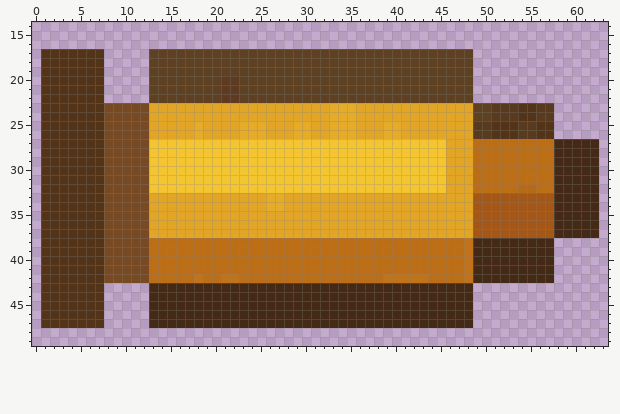
Pixel-art sprite: assets/images/Projectiles/Bullet.png. Above, as it was before the edit.
The file is 64x64 pixels. Pixels under 10% opacity are left out. Colours within 5 levels of each other are drawn and written as one. Shown: x 0..63, y 14..49.
Now the later version:
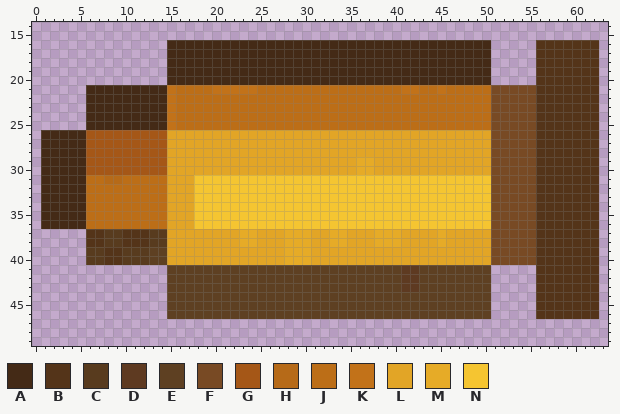
Palette (. is transparent): A #442a16  B #543419  C #583b1e  D #5e3a21  E #5e4022  F #784a24  G #a55717  H #b66a18  J #bc6e17  K #c27219  L #e2a526  M #e6ab27  N #f5c531
Diff:
@@ x 0..63 @@
 15 ................................................................
-16 ................................................................
-17 .BBBBBBB.....EEEEEEEEEEEEEEEEEEEEEEEEEEEEEEEEEEEE...............
-18 .BBBBBBB.....EEEEEEEEEEEEEEEEEEEEEEEEEEEEEEEEEEEE...............
-19 .BBBBBBB.....EEEEEEEEEEEEEEEEEEEEEEEEEEEEEEEEEEEE...............
-20 .BBBBBBB.....EEEEEEEEDDEEEEEEEEEEEEEEEEEEEEEEEEEE...............
-21 .BBBBBBB.....EEEEEEEEDDEEEEEEEEEEEEEEEEEEEEEEEEEE...............
-22 .BBBBBBB.....EEEEEEEEDDEEEEEEEEEEEEEEEEEEEEEEEEEE...............
-23 .BBBBBBBFFFFFLLLLLLLLLLLLLLLLLLLLMMMLLLLLLLLLLLLLEECCCBBCC......
-24 .BBBBBBBFFFFFLLLLLLLLLLLLLLLLLLLLMMMLLLLLLLLLLLLLEECCCBBCC......
-25 .BBBBBBBFFFFFLLLLLMLLLLMMMLLLMMLLMMMLLLMMLLLLLLLLCCBBBCCBB......
-26 .BBBBBBBFFFFFLLLLLMLLLLMMMLLLMMLLMMMLLLMMLLLLLLLLCCBBBCCBB......
-27 .BBBBBBBFFFFFNNNNNNNNNNNNNNNNNNNNNNNNNNNNNNNNNLLLJJJJJJJJJAAAAA.
-28 .BBBBBBBFFFFFNNNNNNNNNNNNNNNNNNNNNNNNNNNNNNNNNLLLJJJJJJJJJAAAAA.
-29 .BBBBBBBFFFFFNNNNNNNNNNNNNNNNNNNNNNNNNNNNNNNNNLLLJJJJJJJJJAAAAA.
-30 .BBBBBBBFFFFFNNNNNNNNNNNNNNNNNNNNNNNNNNNNNNNNNLLLJJJJJJJJJAAAAA.
-31 .BBBBBBBFFFFFNNNNNNNNNNNNNNNNNNNNNNNNNNNNNNNNNLLLJJJJJJJJJAAAAA.
-32 .BBBBBBBFFFFFNNNNNNNNNNNNNNNNNNNNNNNNNNNNNNNNNLLLJJJJJHHJJAAAAA.
-33 .BBBBBBBFFFFFLLLLLLLLLLLLLMMLLLLLLLLLLLLLLLLLLLLLGGGGGGGGGAAAAA.
-34 .BBBBBBBFFFFFLLLLLLLLLLLLLMMLLLLLLLLLLLLLLLLLLLLLGGGGGGGGGAAAAA.
-35 .BBBBBBBFFFFFLLLLLLLLLLLLLLLLLLLLLLLLLLLLLLLLLLLLGGGGGGGGGAAAAA.
-36 .BBBBBBBFFFFFLLLLLLLLLLLLLLLLLLLLLLLLLLLLLLLLLLLLGGGGGGGGGAAAAA.
-37 .BBBBBBBFFFFFLLLLLLLLLLLLLLLLLLLLLLLLLLLLLLLLLLLLGGGGGGGGGAAAAA.
-38 .BBBBBBBFFFFFJJJJJJJJJJJJJJJJJJJJJJJJJJJJJJJJJJJKAAAAAAAAA......
-39 .BBBBBBBFFFFFJJJJJJJJJJJJJJJJJJJJJJJJJJJJJJJJJJJKAAAAAAAAA......
-40 .BBBBBBBFFFFFJJJJJJJJJJJJJJJJJJJJJJJJJJJJJJJJJJJKAAAAAAAAA......
-41 .BBBBBBBFFFFFJJJJJJJJJJJJJJJJJJJJJJJJJJJJJJJJJJJKAAAAAAAAA......
-42 .BBBBBBBFFFFFJJJJJKJJKKJJJJJJJJJJJJJJJJKKKKKJJJJKAAAAAAAAA......
-43 .BBBBBBB.....AAAAAAAAAAAAAAAAAAAAAAAAAAAAAAAAAAAA...............
-44 .BBBBBBB.....AAAAAAAAAAAAAAAAAAAAAAAAAAAAAAAAAAAA...............
-45 .BBBBBBB.....AAAAAAAAAAAAAAAAAAAAAAAAAAAAAAAAAAAA...............
-46 .BBBBBBB.....AAAAAAAAAAAAAAAAAAAAAAAAAAAAAAAAAAAA...............
-47 .BBBBBBB.....AAAAAAAAAAAAAAAAAAAAAAAAAAAAAAAAAAAA...............
+16 ...............AAAAAAAAAAAAAAAAAAAAAAAAAAAAAAAAAAAA.....BBBBBBB.
+17 ...............AAAAAAAAAAAAAAAAAAAAAAAAAAAAAAAAAAAA.....BBBBBBB.
+18 ...............AAAAAAAAAAAAAAAAAAAAAAAAAAAAAAAAAAAA.....BBBBBBB.
+19 ...............AAAAAAAAAAAAAAAAAAAAAAAAAAAAAAAAAAAA.....BBBBBBB.
+20 ...............AAAAAAAAAAAAAAAAAAAAAAAAAAAAAAAAAAAA.....BBBBBBB.
+21 ......AAAAAAAAAKJJJJKKKKKJJJJJJJJJJJJJJJJKKJJKJJJJJFFFFFBBBBBBB.
+22 ......AAAAAAAAAKJJJJJJJJJJJJJJJJJJJJJJJJJJJJJJJJJJJFFFFFBBBBBBB.
+23 ......AAAAAAAAAKJJJJJJJJJJJJJJJJJJJJJJJJJJJJJJJJJJJFFFFFBBBBBBB.
+24 ......AAAAAAAAAKJJJJJJJJJJJJJJJJJJJJJJJJJJJJJJJJJJJFFFFFBBBBBBB.
+25 ......AAAAAAAAAKJJJJJJJJJJJJJJJJJJJJJJJJJJJJJJJJJJJFFFFFBBBBBBB.
+26 .AAAAAGGGGGGGGGLLLLLLLLLLLLLLLLLLLLLLLLLLLLLLLLLLLLFFFFFBBBBBBB.
+27 .AAAAAGGGGGGGGGLLLLLLLLLLLLLLLLLLLLLLLLLLLLLLLLLLLLFFFFFBBBBBBB.
+28 .AAAAAGGGGGGGGGLLLLLLLLLLLLLLLLLLLLLLLLLLLLLLLLLLLLFFFFFBBBBBBB.
+29 .AAAAAGGGGGGGGGLLLLLLLLLLLLLLLLLLLLLMMLLLLLLLLLLLLLFFFFFBBBBBBB.
+30 .AAAAAGGGGGGGGGLLLLLLLLLLLLLLLLLLLLLMMLLLLLLLLLLLLLFFFFFBBBBBBB.
+31 .AAAAAJJHHJJJJJLLLNNNNNNNNNNNNNNNNNNNNNNNNNNNNNNNNNFFFFFBBBBBBB.
+32 .AAAAAJJJJJJJJJLLLNNNNNNNNNNNNNNNNNNNNNNNNNNNNNNNNNFFFFFBBBBBBB.
+33 .AAAAAJJJJJJJJJLLLNNNNNNNNNNNNNNNNNNNNNNNNNNNNNNNNNFFFFFBBBBBBB.
+34 .AAAAAJJJJJJJJJLLLNNNNNNNNNNNNNNNNNNNNNNNNNNNNNNNNNFFFFFBBBBBBB.
+35 .AAAAAJJJJJJJJJLLLNNNNNNNNNNNNNNNNNNNNNNNNNNNNNNNNNFFFFFBBBBBBB.
+36 .AAAAAJJJJJJJJJLLLNNNNNNNNNNNNNNNNNNNNNNNNNNNNNNNNNFFFFFBBBBBBB.
+37 ......BBCCBBBCCLLLLLLLLMMLLLMMMLLMMLLLMMMLLLLMLLLLLFFFFFBBBBBBB.
+38 ......BBCCBBBCCLLLLLLLLMMLLLMMMLLMMLLLMMMLLLLMLLLLLFFFFFBBBBBBB.
+39 ......CCBBCCCEELLLLLLLLLLLLLMMMLLLLLLLLLLLLLLLLLLLLFFFFFBBBBBBB.
+40 ......CCBBCCCEELLLLLLLLLLLLLMMMLLLLLLLLLLLLLLLLLLLLFFFFFBBBBBBB.
+41 ...............EEEEEEEEEEEEEEEEEEEEEEEEEEDDEEEEEEEE.....BBBBBBB.
+42 ...............EEEEEEEEEEEEEEEEEEEEEEEEEEDDEEEEEEEE.....BBBBBBB.
+43 ...............EEEEEEEEEEEEEEEEEEEEEEEEEEDDEEEEEEEE.....BBBBBBB.
+44 ...............EEEEEEEEEEEEEEEEEEEEEEEEEEEEEEEEEEEE.....BBBBBBB.
+45 ...............EEEEEEEEEEEEEEEEEEEEEEEEEEEEEEEEEEEE.....BBBBBBB.
+46 ...............EEEEEEEEEEEEEEEEEEEEEEEEEEEEEEEEEEEE.....BBBBBBB.
+47 ................................................................
 48 ................................................................
